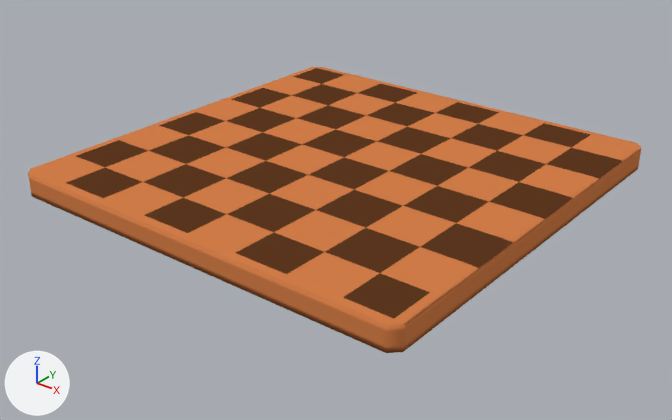
The Blender file static/games/checkers/checkerboard.blend: old version first, new version second.
Before and after are seen from a 50 mm lens placed at (21.2, -27.0, 14.8), pointed at (0.2, -0.8, -1.5). The lights are fixed; the arrows at lower left show +X, +Y and +Z.
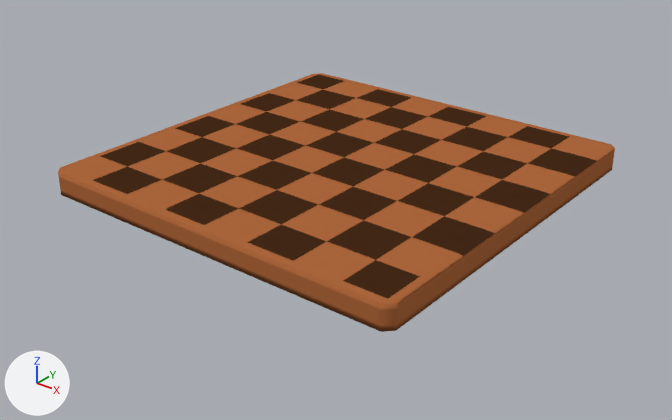
Pixel boxes [x1, y1, x2, y2] of what changed, in the pictures (672 x 420 px):
'Cube', recoloured, rescaled (orange to brown, 9% narrower, 9% shorter)
    before: [28, 67, 641, 353]
    after: [58, 73, 615, 332]

Patch to the scene script:
```diff
--- a/static/games/checkers/checkerboard.blend.py
+++ b/static/games/checkers/checkerboard.blend.py
@@ mat_board @@
 mat_board = diffuse_material('Board')
-mat_board.base_color = (0.662, 0.212, 0.0683)  # orange #d57f4a
+mat_board.base_color = (0.42, 0.137, 0.0456)  # brown #ad673c
@@ mat_spot @@
 mat_spot = diffuse_material('Spot')
-mat_spot.base_color = (0.111, 0.0392, 0.0147)  # brown #5e3820
+mat_spot.base_color = (0.0578, 0.0217, 0.00886)  # brown #442918
@@ ob_cube @@
 ob_cube.location = (0.0, 0.0, 0.0)
-ob_cube.scale = (8.8, 8.8, 0.5)
+ob_cube.scale = (8.0, 8.0, 0.5)
 _m = ob_cube.modifiers.new('Subdivision', 'SUBSURF')
```
